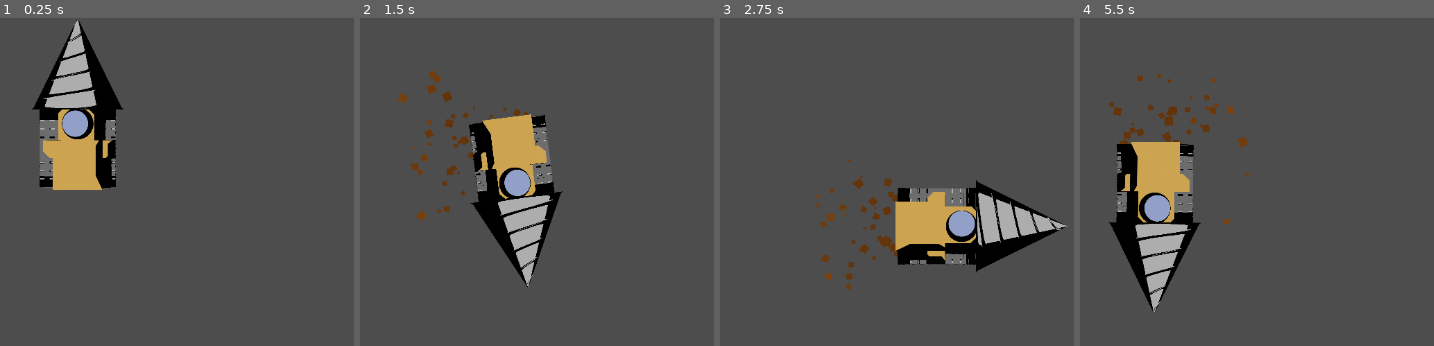
Above: before the commit, frames 1-4 (left to right).
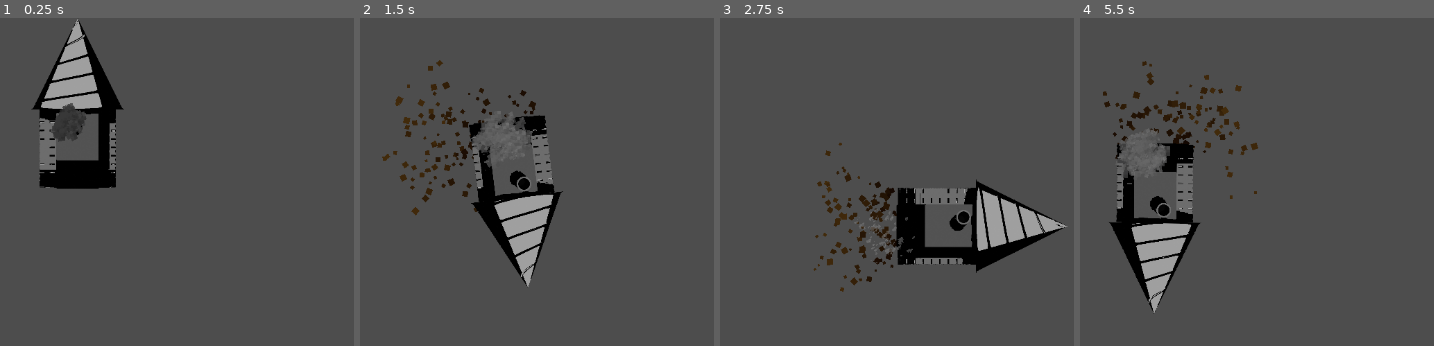
Above: after the commit, the same moments.

Repository: RobertLRollins/Drill
Game: Godot game, scene res://drill/drill.tscn
The game is run twice, just before and just after one commit, with the same random seed, the same clock (stepped at 60 frames per second) and the same inputs. The project has no main scene, so this scene is started directly.
Inputs:
- Up to frame 1 (0.25 s): no input
- Up to frame 2 (1.5 s): hold D (move_right) 0.53-1.28 s; hold S (move_down) from 1.28 s (still down)
- Up to frame 3 (2.75 s): release S (move_down) at 2.03 s; hold D (move_right) from 2.03 s (still down)
- Up to frame 4 (5.5 s): release D (move_right) at 2.78 s; hold W (move_up) 2.78-3.53 s; hold A (move_left) 3.53-5.03 s; hold S (move_down) from 5.03 s (still down)

The runs differ from the first frame. In frame 1, 5.0% of the frame differs, in the area x 11-34%, y 0-53%; in frame 2, 7.3%; in frame 3, 7.1%; in frame 4, 7.3%, in the area x 6-51%, y 13-90%.

Commit message:
Add New Vechicle Sprite, Add Smoke GPUParticle2D

Diff:
--- a/drill/drill.gd
+++ b/drill/drill.gd
@@ -10,7 +10,7 @@
 # Constants and member variables
 const NORMAL_SPEED: float = 150.0
 const STEERING_FACTOR: float = 10.0
-const STOP_THRESHOLD: float = 10.0
+const STOP_THRESHOLD: float = 15.0
 
 var velocity: Vector2 = Vector2.ZERO
 var max_speed: float = NORMAL_SPEED
--- a/drill/drill.tscn
+++ b/drill/drill.tscn
@@ -1,7 +1,8 @@
-[gd_scene load_steps=6 format=3 uid="uid://djkbfos7ivc5x"]
+[gd_scene load_steps=12 format=3 uid="uid://djkbfos7ivc5x"]
 
-[ext_resource type="Texture2D" uid="uid://dxv1iwj0owc4k" path="res://drill/drill-sprite-sheet.png" id="1_1ukdi"]
+[ext_resource type="Texture2D" uid="uid://bj46uv1rja4cc" path="res://drill/steam-drill-sprite-sheet.png" id="1_a37hl"]
 [ext_resource type="Script" path="res://drill/drill.gd" id="2_dtqty"]
+[ext_resource type="Texture2D" uid="uid://duj0feso8socp" path="res://drill/smoke.png" id="3_tvv1o"]
 
 [sub_resource type="Animation" id="Animation_n4ipv"]
 resource_name = "move"
@@ -16,7 +17,7 @@
 tracks/0/keys = {
 "times": PackedFloat32Array(0, 0.0666667, 0.133333, 0.2, 0.266667, 0.333333, 0.4, 0.466667, 0.533333, 0.6, 0.666667, 0.733333, 0.8, 0.866667, 0.933333),
 "transitions": PackedFloat32Array(1, 1, 1, 1, 1, 1, 1, 1, 1, 1, 1, 1, 1, 1, 1),
-"update": 1,
+"update": 0,
 "values": [0, 1, 2, 3, 4, 5, 6, 7, 8, 9, 10, 11, 12, 13, 14]
 }
 
@@ -25,16 +26,44 @@
 "move": SubResource("Animation_n4ipv")
 }
 
-[sub_resource type="Gradient" id="Gradient_qvfv2"]
-offsets = PackedFloat32Array(0, 0.64, 1)
-colors = PackedColorArray(0.392157, 0.203922, 0.0392157, 1, 0.390572, 0.20472, 0.0396908, 1, 0.479038, 0.256345, 0.0587023, 1)
+[sub_resource type="Gradient" id="Gradient_jnugd"]
+colors = PackedColorArray(0.260103, 0.137549, 0.052048, 1, 1, 1, 1, 1)
+
+[sub_resource type="Gradient" id="Gradient_g5via"]
+colors = PackedColorArray(0.10748, 0.10748, 0.10748, 1, 1, 1, 1, 0.337255)
+
+[sub_resource type="GradientTexture1D" id="GradientTexture1D_6ii5h"]
+gradient = SubResource("Gradient_g5via")
+
+[sub_resource type="Curve" id="Curve_8wex3"]
+max_value = 1024.0
+_data = [Vector2(0, 0.659341), 0.0, 1.4, 0, 0, Vector2(0.413333, 0.945055), 0.0, 0.0, 0, 0, Vector2(0.72, 0.428571), -3.93477, -3.93477, 0, 0, Vector2(1, 0), 0.0, 0.0, 0, 0]
+point_count = 4
+
+[sub_resource type="CurveTexture" id="CurveTexture_1fstv"]
+curve = SubResource("Curve_8wex3")
+
+[sub_resource type="ParticleProcessMaterial" id="ParticleProcessMaterial_ym3k5"]
+lifetime_randomness = 0.15
+particle_flag_disable_z = true
+angle_min = -30.0
+angle_max = 30.0
+spread = 180.0
+initial_velocity_min = 25.0
+initial_velocity_max = 254.78
+gravity = Vector3(0, 0, 0)
+scale_max = 6.0
+scale_curve = SubResource("CurveTexture_1fstv")
+color_ramp = SubResource("GradientTexture1D_6ii5h")
+turbulence_noise_scale = 5.316
 
 [node name="Drill" type="Sprite2D"]
 position = Vector2(110, 186)
 scale = Vector2(0.25, 0.25)
-texture = ExtResource("1_1ukdi")
+texture = ExtResource("1_a37hl")
 offset = Vector2(8, -256)
 hframes = 15
+frame = 2
 script = ExtResource("2_dtqty")
 
 [node name="DrillAnimation" type="AnimationPlayer" parent="."]
@@ -46,11 +75,11 @@
 z_index = -1
 position = Vector2(-136, 132)
 rotation = 1.5708
-amount = 21
+amount = 60
 lifetime = 0.5
 randomness = 1.0
 emission_shape = 1
-emission_sphere_radius = 1.0
+emission_sphere_radius = 128.0
 spread = 66.0
 gravity = Vector2(0, 0)
 initial_velocity_min = 444.44
@@ -60,20 +89,19 @@
 angle_min = -436.4
 angle_max = 160.0
 scale_amount_min = 3.0
-scale_amount_max = 12.0
-color_ramp = SubResource("Gradient_qvfv2")
-hue_variation_min = -1.0
-hue_variation_max = 0.35
+scale_amount_max = 9.0
+color = Color(0.266667, 0.172549, 0.0470588, 1)
+color_ramp = SubResource("Gradient_jnugd")
 
 [node name="dirt_right" type="CPUParticles2D" parent="."]
 z_index = -1
 position = Vector2(144, 132)
 rotation = 1.5708
-amount = 21
+amount = 60
 lifetime = 0.5
 randomness = 1.0
 emission_shape = 1
-emission_sphere_radius = 1.0
+emission_sphere_radius = 128.0
 spread = 66.0
 gravity = Vector2(0, 0)
 initial_velocity_min = 444.44
@@ -83,7 +111,14 @@
 angle_min = -436.4
 angle_max = 160.0
 scale_amount_min = 3.0
-scale_amount_max = 12.0
-color_ramp = SubResource("Gradient_qvfv2")
-hue_variation_min = -1.0
-hue_variation_max = 0.35
+scale_amount_max = 9.0
+color = Color(0.266667, 0.172549, 0.0470588, 1)
+color_ramp = SubResource("Gradient_jnugd")
+
+[node name="GPUParticles2D" type="GPUParticles2D" parent="."]
+texture_filter = 1
+position = Vector2(-44, -144)
+amount = 60
+process_material = SubResource("ParticleProcessMaterial_ym3k5")
+texture = ExtResource("3_tvv1o")
+explosiveness = 1.0
Binary file added: drill/smoke.png
Not shown, added: drill/smoke.png.import
Binary file added: drill/steam-drill-sprite-sheet.png
Not shown, added: drill/steam-drill-sprite-sheet.png.import
